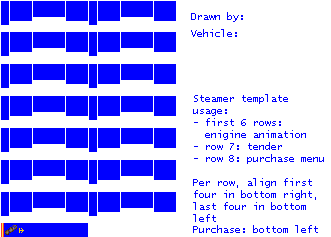
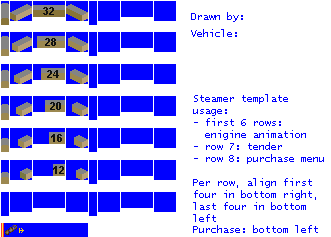
Revision of a layered 331 x 237 image; what changed, layer by layer:
added layer "referencia" above "empty.png" over box(1, 3, 88, 184)
